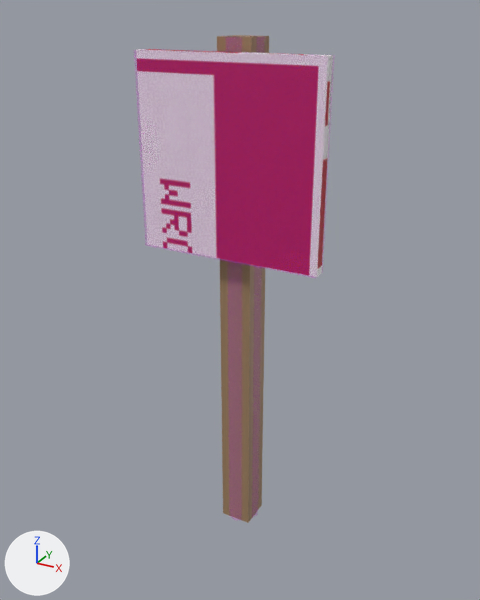
A saved change to the COLLADA model beamng-props/course-signs/export/dae/wrong_way.dae.
The view is the same before and after, from a camera (50 mm lens) standing at (0.886, -1.629, 1.617) and looking at (-0.005, -0.009, 0.807). Every picture has the same lights, and +X, +Y and +Z are marked at lower left. The older version comes first. Where no turn or scale is listed for an object, it has been applied to the vertices.

The first picture shows 'Colmesh_post-1', 'Colmesh_sign-1', 'post', 'sign'.
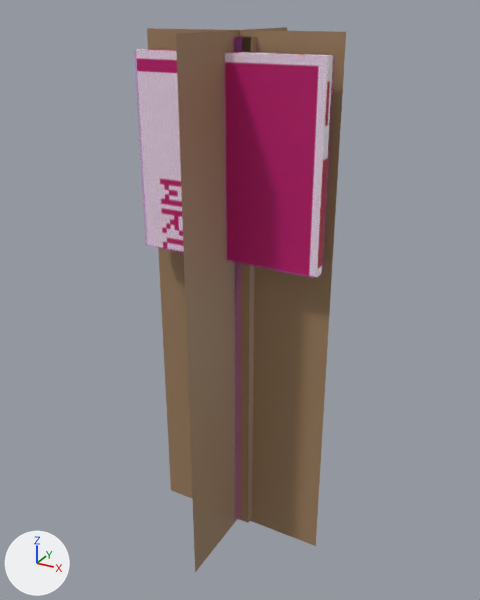
The newer file is also turned or shifted as a whole; pictures and numbers use the older file's frame.

Boxes [x1, y1, x2, y2] around the edits, measured in the pictures (480 x 600 px):
'wrong_way_a50', added (brown): after [147, 27, 346, 572]
'post', deleted (brown): before [217, 35, 269, 523]
'wrong_way_a800', now drawn: after [136, 37, 333, 523]
    faces in mat_wood_109 (brown #a08161): [242, 37, 256, 523]
    faces in mat_sign_109 (picture img_sign_wrong_way_png): [136, 49, 333, 275]
'sign', deleted: before [143, 49, 333, 277]

Edits to the bpy script that builds the scene:
```text
Add me_wrong_way_a800:
    me_wrong_way_a800.from_pydata(...)  # a box spanning x -0.05..0.05, y -0.05..0.05, z 0.0..1.55, material slot 0; a box spanning x -0.28..0.28, y -0.09..-0.06, z 0.96..1.52, material slot 1
    me_wrong_way_a800.materials.append(mat_wood_109)  # brown #a08161
    me_wrong_way_a800.materials.append(mat_sign_109)  # picture img_sign_wrong_way_png
Add me_wrong_way_a50:
    me_wrong_way_a50.from_pydata([(-0.29, 0.0, -0.02), (0.29, 0.0, -0.02), (0.29, 0.0, 1.57), (-0.29, 0.0, 1.57), (0.0, -0.29, -0.02), (0.0, 0.29, -0.02), (0.0, 0.29, 1.57), (0.0, -0.29, 1.57)], [], [(1, 3, 0), (5, 7, 4), (1, 2, 3), (5, 6, 7)])
    me_wrong_way_a50.materials.append(mat_wood_109)  # brown #a08161
Change ob_wrong_way_a800:
    ob_wrong_way_a800: bpy.data.objects.new('wrong_way_a800', None) -> bpy.data.objects.new('wrong_way_a800', me_wrong_way_a800)
Remove ob_post:
    ob_post = bpy.data.objects.new('post', me_cube)
    ob_post.location = (0.0, 0.0, 0.775)
Remove ob_sign:
    ob_sign = bpy.data.objects.new('sign', me_cube_001)
    ob_sign.location = (0.0, -0.08, 1.24)
Add ob_wrong_way_a50:
    ob_wrong_way_a50 = bpy.data.objects.new('wrong_way_a50', me_wrong_way_a50)
    ob_wrong_way_a50.location = (0.0, -0.022, 0.0)
```
